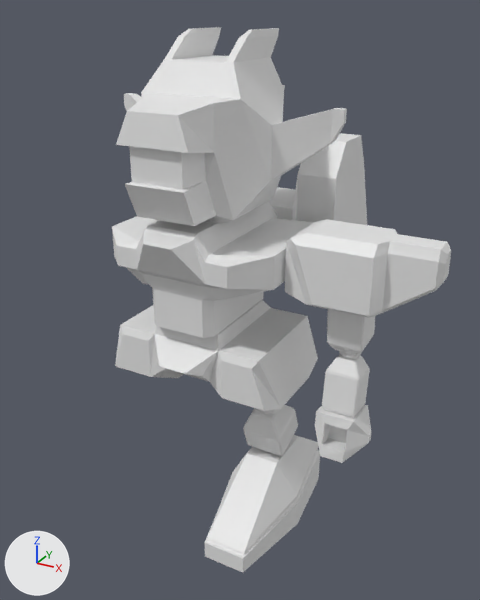
The Blender file Res/Robot2.blend, before and after one commit.
Before and after are seen from a 50 mm camera at (4.67, -7.7, 7.33) aimed at (0.08, 0.64, 3.16). Every picture has the same lights, and +X, +Y and +Z are marked at lower left.

Objects in the first picture: 'Backpack', 'Chest', 'DownArm.L', 'DownLeg.L', 'Foot.L', 'Hand.L', 'Head', 'Shoulder.L', 'UpArm.L', 'Weist'.
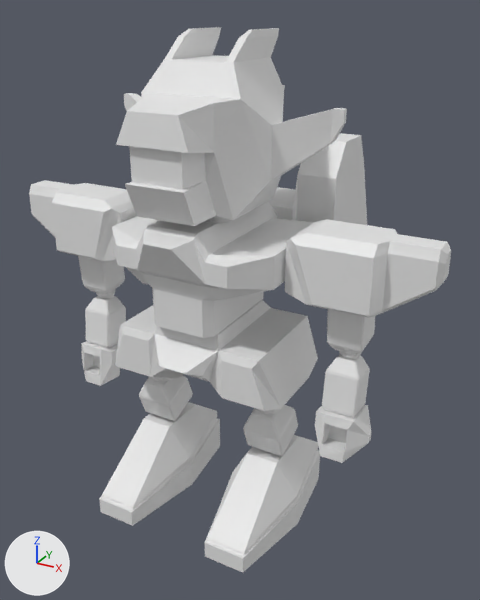
Edits to the bpy script that builds the scene:
```text
Add me_cube_019:
    me_cube_019.from_pydata(...)  # 30 vertices, 28 faces; spans x -4.719..-3.97, y -0.474..0.152, z -0.289..0.368
Add me_cube_018:
    me_cube_018.from_pydata(...)  # 56 vertices, 58 faces; spans x -4.465..-3.983, y -0.241..0.241, z -0.519..0.358
Add me_cube_017:
    me_cube_017.from_pydata(...)  # 82 vertices, 90 faces; spans x -4.474..-3.973, y -0.25..0.25, z -1.028..0.414
Add me_cube_016:
    me_cube_016.from_pydata(...)  # 74 vertices, 72 faces; spans x -5.38..-3.43, y -0.33..0.33, z -0.41..0.53
Add me_cube_015:
    me_cube_015.from_pydata(...)  # 40 vertices, 37 faces; spans x -2.53..-1.35, y -1.65..0.78, z -0.68..0.41
Add me_cube_014:
    me_cube_014.from_pydata(...)  # 56 vertices, 58 faces; spans x -2.241..-1.626, y -0.307..0.307, z -0.558..0.269
Add me_cube_013:
    me_cube_013.from_pydata(...)  # 82 vertices, 90 faces; spans x -2.057..-1.188, y -0.4..0.294, z 0.058..1.08
Add ob_hand_r:
    ob_hand_r = bpy.data.objects.new('Hand.R', me_cube_019)
    ob_hand_r.location = (2.17, 0.05, 1.82)
    ob_hand_r.rotation_euler = (-0.126, 0.0, 0.0)  # degrees (-7.2, 0, 0)
Add ob_downarm_r:
    ob_downarm_r = bpy.data.objects.new('DownArm.R', me_cube_018)
    ob_downarm_r.location = (2.11, 0.0, 2.63)
    ob_downarm_r.rotation_euler = (-0.131, 0.0, 0.0)  # degrees (-7.5, 0, 0)
Add ob_uparm_r:
    ob_uparm_r = bpy.data.objects.new('UpArm.R', me_cube_017)
    ob_uparm_r.location = (2.11, -0.01, 3.93)
    ob_uparm_r.rotation_euler = (0.0866, 0.0, 0.0)  # degrees (5, 0, 0)
Add ob_shoulder_r:
    ob_shoulder_r = bpy.data.objects.new('Shoulder.R', me_cube_016)
    ob_shoulder_r.location = (2.12, -0.07, 4.26)
    ob_shoulder_r.scale = (1.0, 1.38, 1.0)
Add ob_foot_r:
    ob_foot_r = bpy.data.objects.new('Foot.R', me_cube_015)
    ob_foot_r.location = (0.97, 0.18, 0.69)
Add ob_downleg_r:
    ob_downleg_r = bpy.data.objects.new('DownLeg.R', me_cube_014)
    ob_downleg_r.location = (0.97, -0.05, 1.65)
    ob_downleg_r.rotation_euler = (0.358, 0.0, 0.0)  # degrees (21, 0, 0)
Add ob_upleg_r:
    ob_upleg_r = bpy.data.objects.new('UpLeg.R', me_cube_013)
    ob_upleg_r.location = (0.87, -0.03, 2.22)
    ob_upleg_r.rotation_euler = (-0.103, -0.31, 0.0)  # degrees (-5.9, -18, 0)
```

Where the change shows, as pixel boxes (x1, y1, x2, y2) in the pictures (480 x 600 px):
'Foot.R', added
    after: (99, 402, 220, 526)
'Shoulder.R', added
    after: (29, 180, 137, 261)
'DownLeg.R', added
    after: (139, 376, 193, 421)
'DownArm.R', added
    after: (85, 296, 126, 348)
'UpArm.R', added
    after: (78, 256, 125, 299)
'Hand.R', added
    after: (81, 341, 120, 386)
'UpLeg.R', added
    after: (151, 377, 172, 382)
